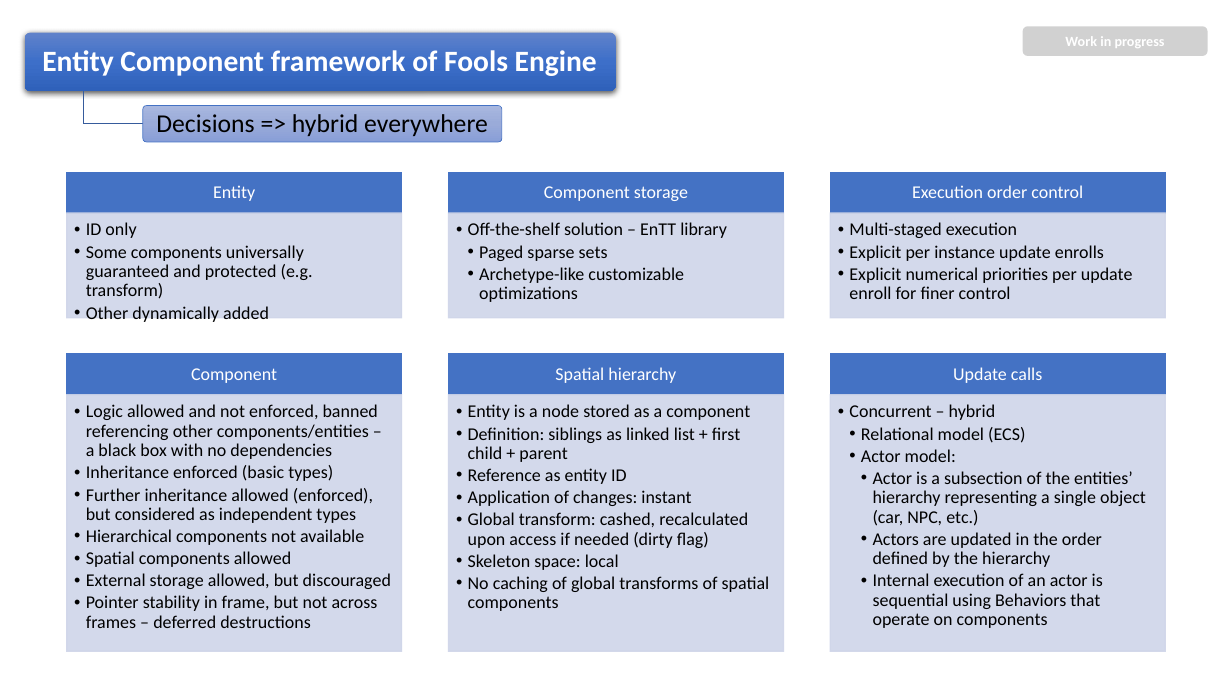
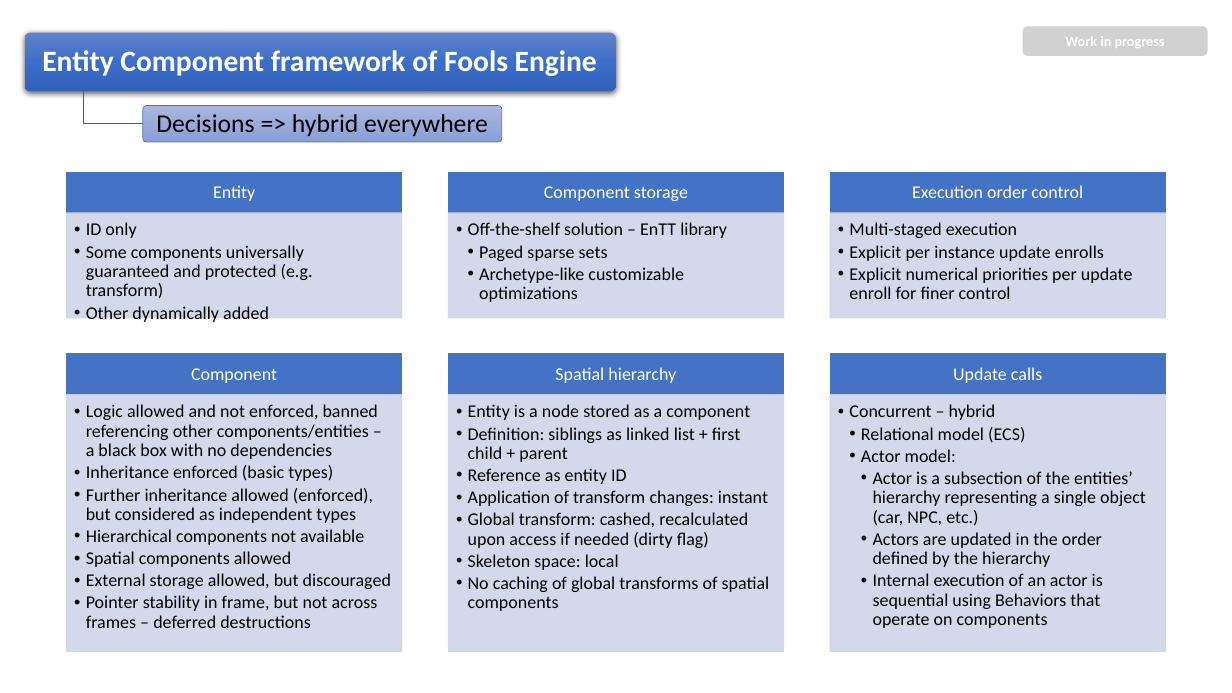
Before and after one commit to pawel-kaleta/FoolsEngine, a slide deck: slide 12 of Documentation/Entity Component Framework.pptx. Drawn at 1232x693 pixels with LibreOffice and Linux fonts; fonts in the diff are those of the drawing. Boxes give left, top, right and bottom in pixels: in the first picture for what was removed or moved away, otherwise in the second. Text is boxed around its words. In the diff, an @@ line names an element or a change of style, - is before the commit and + after.

```diff
--- a/Documentation/Entity Component Framework.pptx
+++ b/Documentation/Entity Component Framework.pptx
@@ text at (468,490,768,506): text changed @@
-  • Application of changes: instant
+  • Application of transform changes: instant
```
Also in this commit, not shown: 42 other files.
